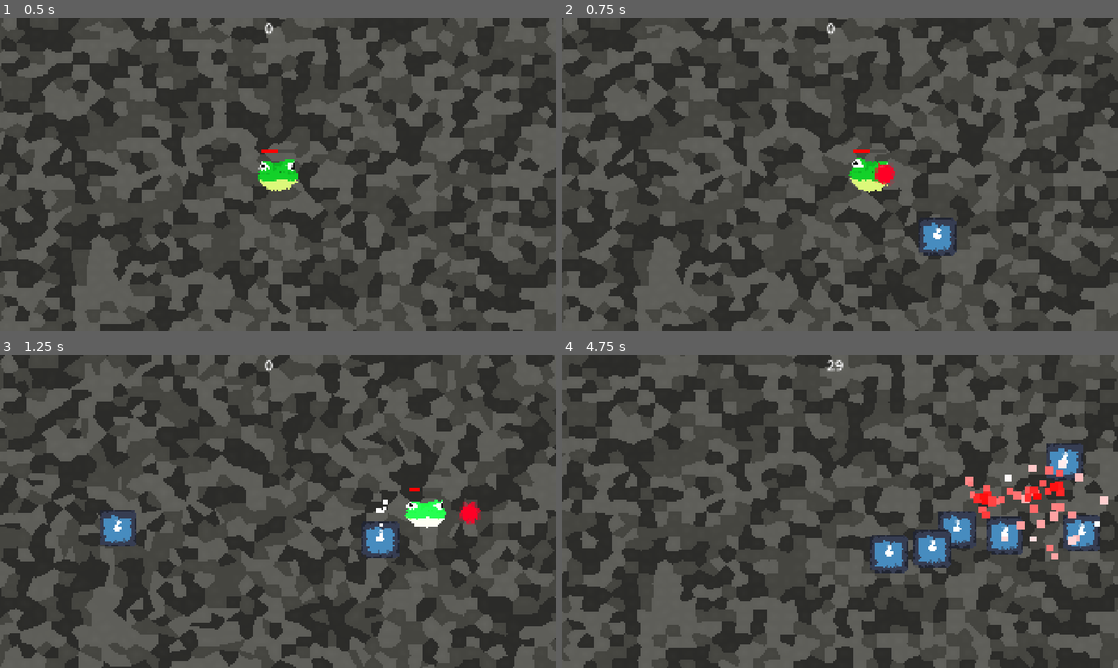
Above: before the commit, frames 1-4 (two rows, left to right).
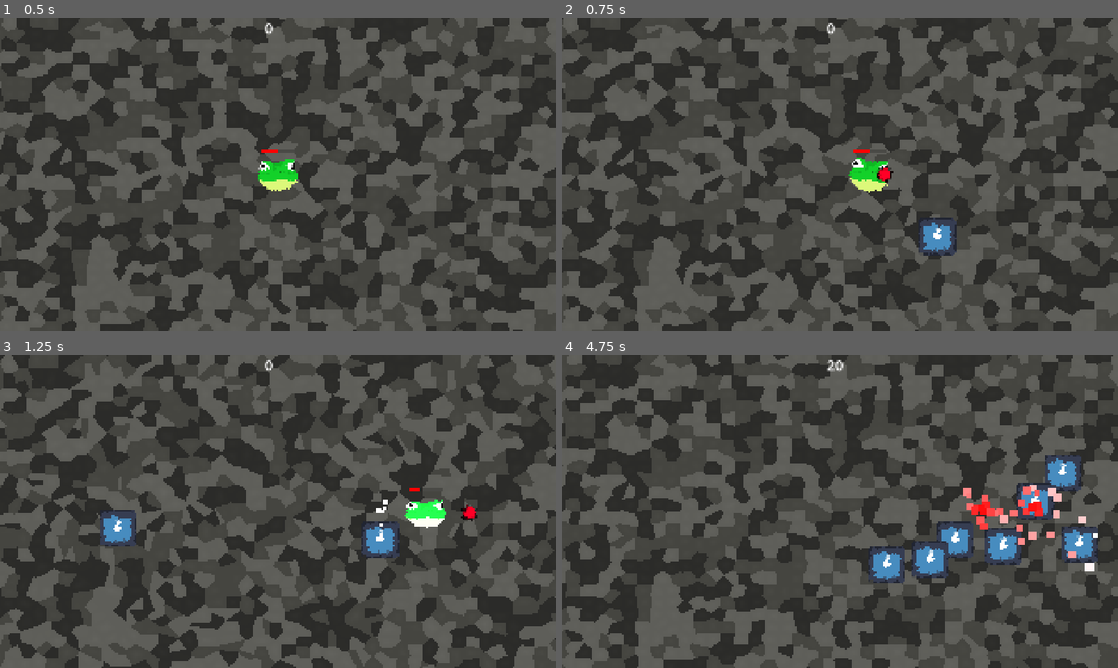
Above: after the commit, the same moments.

Repository: n2ize/FroschRoguelike
Game: Godot game, scene res://testlevel.tscn
Same seed, same stepped clock (60 frames per second), same inputs: the game is played once before the commit and once after it. The engine's default icon, where the game draws it, is replaced by a stand-in: a white triangle on a blue panel in a dark square.
Inputs (mouse positions are in pixels of both pictures, inside the frame that each line leads up to):
- Up to frame 1 (0.5 s): no input
- Up to frame 2 (0.75 s): move the mouse to (962, 158) at 0.52 s; hold D (move_right) from 0.53 s (still down); click (962, 158) at 0.6 s
- Up to frame 3 (1.25 s): keep holding D (move_right)
- Up to frame 4 (4.75 s): move the mouse to (728, 527) at 1.27 s; release D (move_right) at 1.28 s; hold S (move_down) 1.28-2.03 s; click (728, 527) at 1.35 s; move the mouse to (895, 442) at 2.02 s; hold D (move_right) 2.03-2.78 s; click (895, 442) at 2.1 s; move the mouse to (812, 574) at 2.77 s; hold W (move_up) 2.78-3.53 s; click (812, 574) at 2.85 s; move the mouse to (1006, 558) at 3.52 s; hold A (move_left) from 3.53 s (still down); click (1006, 558) at 3.6 s; move the mouse to (673, 464) at 4.27 s; click (673, 464) at 4.35 s

Frame 1 is identical in both runs. In frame 2, 0.2% of the frame differs, in the area x 56-60%, y 46-54%; in frame 3, 0.2%; in frame 4, 57%, in the area x 0-100%, y 0-100%.

Commit message:
small changes

Diff:
--- a/Bullet.tscn
+++ b/Bullet.tscn
@@ -9,12 +9,12 @@
 
 [sub_resource type="ShaderMaterial" id="ShaderMaterial_7281b"]
 shader = ExtResource("1_4s4u5")
-shader_parameter/cell_size = 2.6670000791825
-shader_parameter/randomness = 0.9
-shader_parameter/anim_speed = 1.4690000697775
+shader_parameter/cell_size = 2.678000079705
+shader_parameter/randomness = 0.90000004275
+shader_parameter/anim_speed = 2.0
 
 [node name="Bullet" type="Area2D" unique_id=1262204709 groups=["Bullet"]]
-scale = Vector2(5, 5)
+scale = Vector2(3, 3)
 collision_mask = 3
 script = ExtResource("1_7281b")
 
Binary file changed: Assets/bullet.png
